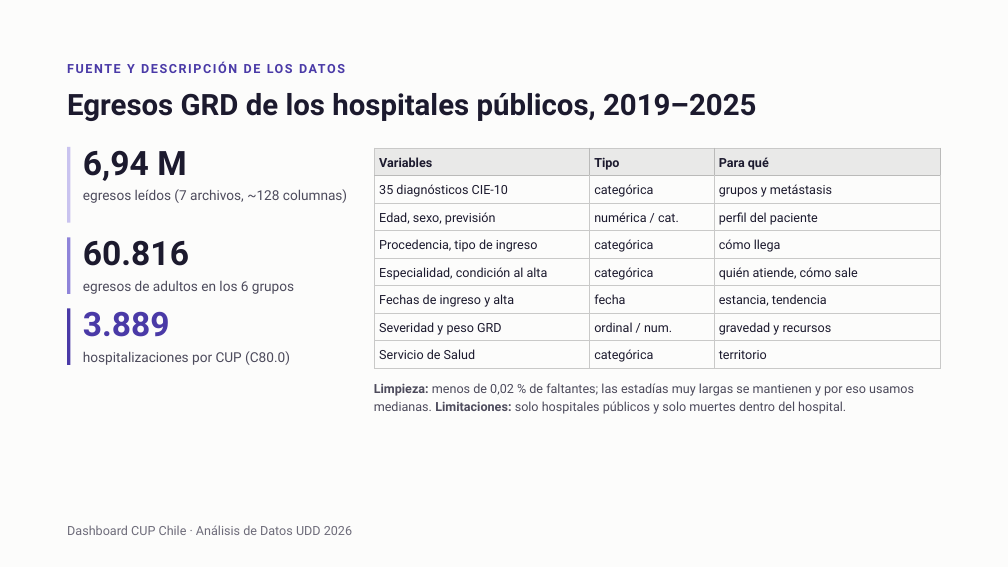
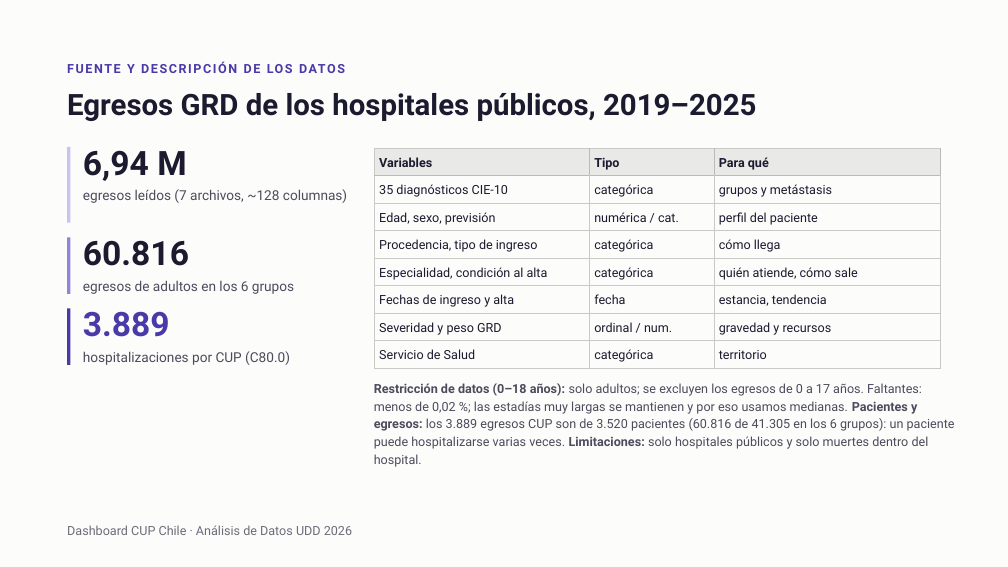
Before and after one commit to mvxizzz/proyecto-analisis-datos, a slide deck: slide 4 of presentacion/Dashboard CUP Chile - Avance 2.pptx. Drawn at 1008x567 pixels with LibreOffice and Linux fonts; fonts in the diff are those of the drawing. Boxes give left, top, right and bottom in pixels: in the first picture for what was removed or moved away, otherwise in the second. Text is boxed around its words. In the diff, an @@ line names an element or a change of style, - is before the commit and + after.

Commit message:
Correcciones del plan de trabajo y dashboard v0.3 con zonas
- Comorbilidad definida igual en la PPT, el guion, el dashboard y el notebook
- "Restricción de datos (0–18 años)" en vez de "limpieza"
- Pacientes únicos frente a egresos: 3.889 egresos CUP de 3.520 pacientes (no es la suma de los años)
- PPT: sin SMR ni embudo en la metodología; captura nueva del dashboard
- Dashboard: "Dif. %" en vez de "Var.", ayudas (i) en cada variable, colores por significado y UI renovada
- Filtro Zona (norte, centro y sur); el mapa se acerca a la zona elegida
- Pestaña Territorio: mapa grande por egresos o mortalidad, indicadores y detalle por región
- Pestaña Comparaciones: las tres zonas lado a lado, CUP frente a metastásicos
- Guion y su PDF actualizados

```diff
--- a/presentacion/Dashboard CUP Chile - Avance 2.pptx
+++ b/presentacion/Dashboard CUP Chile - Avance 2.pptx
@@ text at box(374, 383, 955, 467): text changed @@
-Limpieza: menos de 0,02 % de faltantes; las estadías muy largas se mantienen y por eso usamos medianas. Limitaciones: solo hospitales públicos y solo muertes dentro del hospital.
+Restricción de datos (0–18 años): solo adultos; se excluyen los egresos de 0 a 17 años. Faltantes: menos de 0,02 %; las estadías muy largas se mantienen y por eso usamos medianas. Pacientes y egresos: los 3.889 egresos CUP son de 3.520 pacientes (60.816 de 41.305 en los 6 grupos): un paciente puede hospitalizarse varias veces. Limitaciones: solo hospitales públicos y solo muertes dentro del hospital.
```
Also in this commit, not shown: 4 other slides changed, 7 other files.
